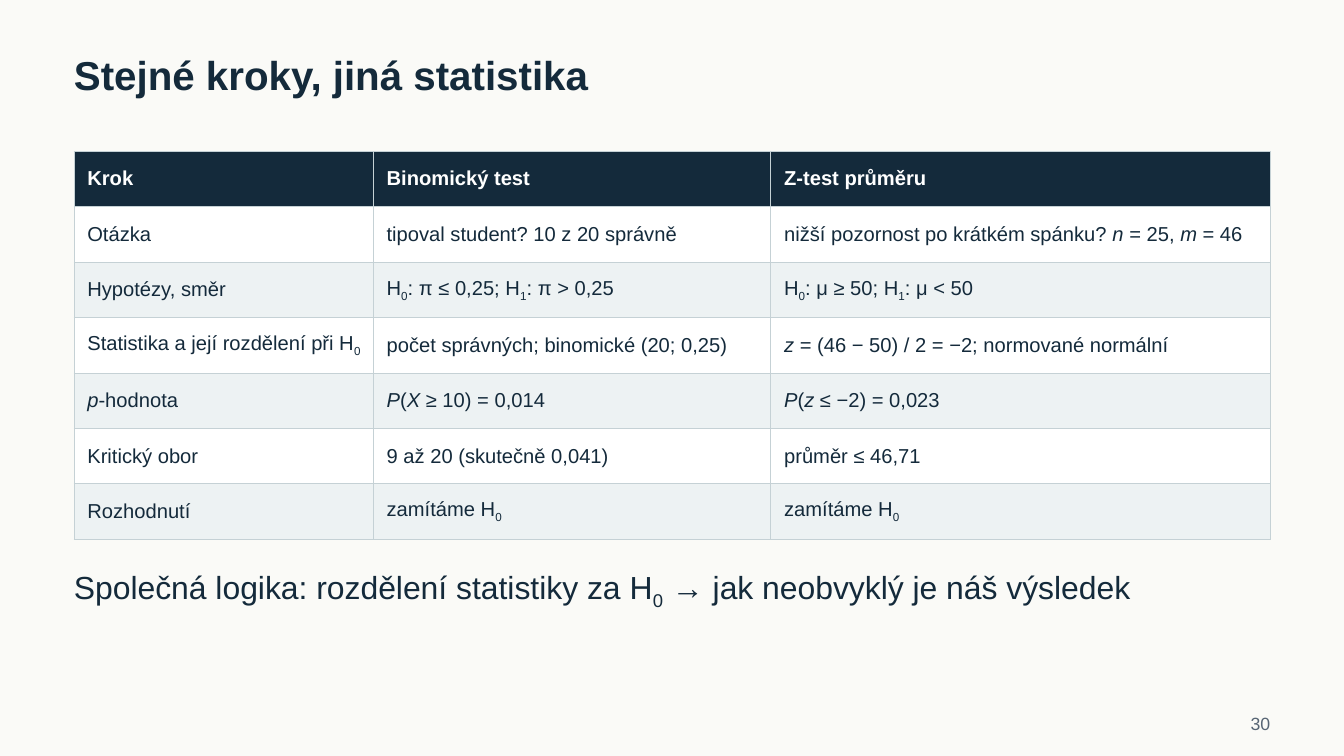
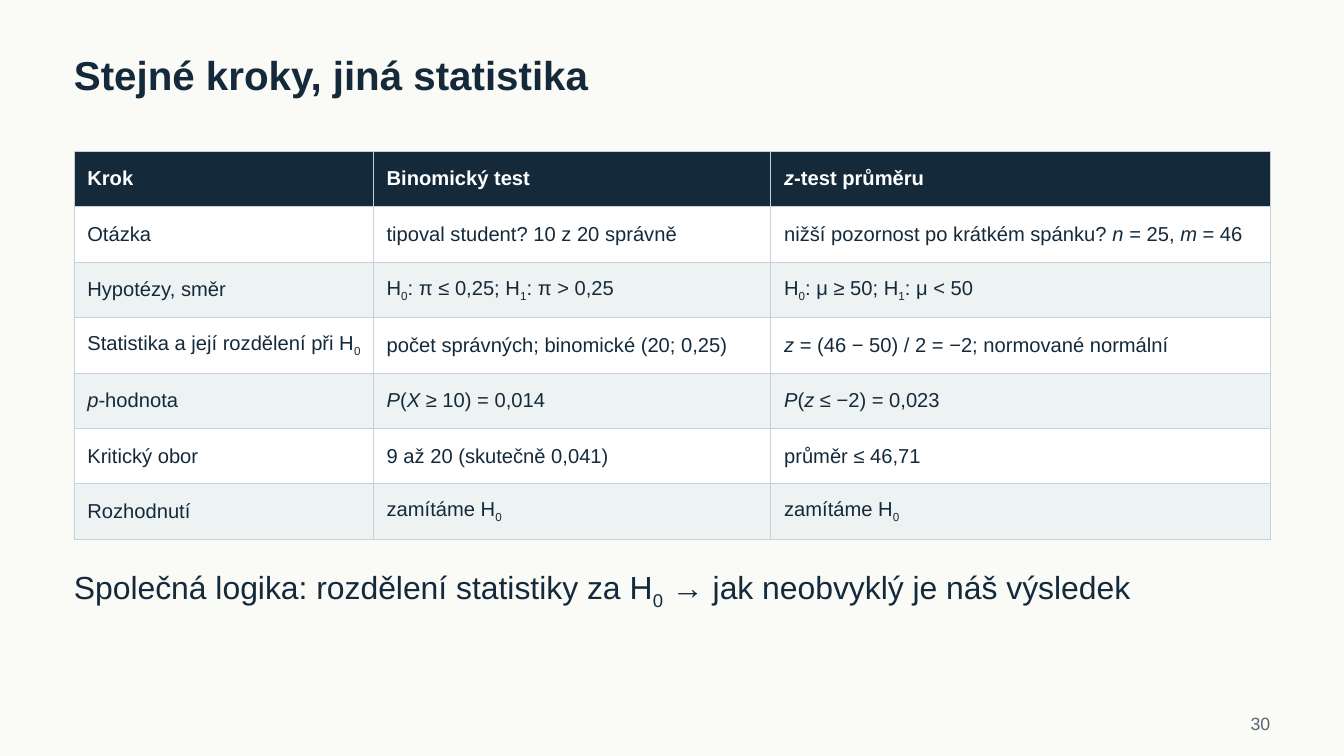
Before and after one commit to reckak/statistics-for-psychology, a slide deck: slide 30 of presentations/kapitola_06_vyberove_rozdeleni_a_testovani.pptx. Drawn at 1344x756 pixels with LibreOffice and Linux fonts; fonts in the diff are those of the drawing. Boxes give left, top, right and bottom in pixels: in the first picture for what was removed or moved away, otherwise in the second. Text is boxed around its words. In the diff, an @@ line names an element or a change of style, - is before the commit and + after.

```diff
--- a/presentations/kapitola_06_vyberove_rozdeleni_a_testovani.pptx
+++ b/presentations/kapitola_06_vyberove_rozdeleni_a_testovani.pptx
@@ table at (x1=74, y1=152, x2=1270, y2=539) @@
-row 1, column 3: Z-test průměru
+row 1, column 3: z-test průměru
```
Also in this commit, not shown: 14 other files.
